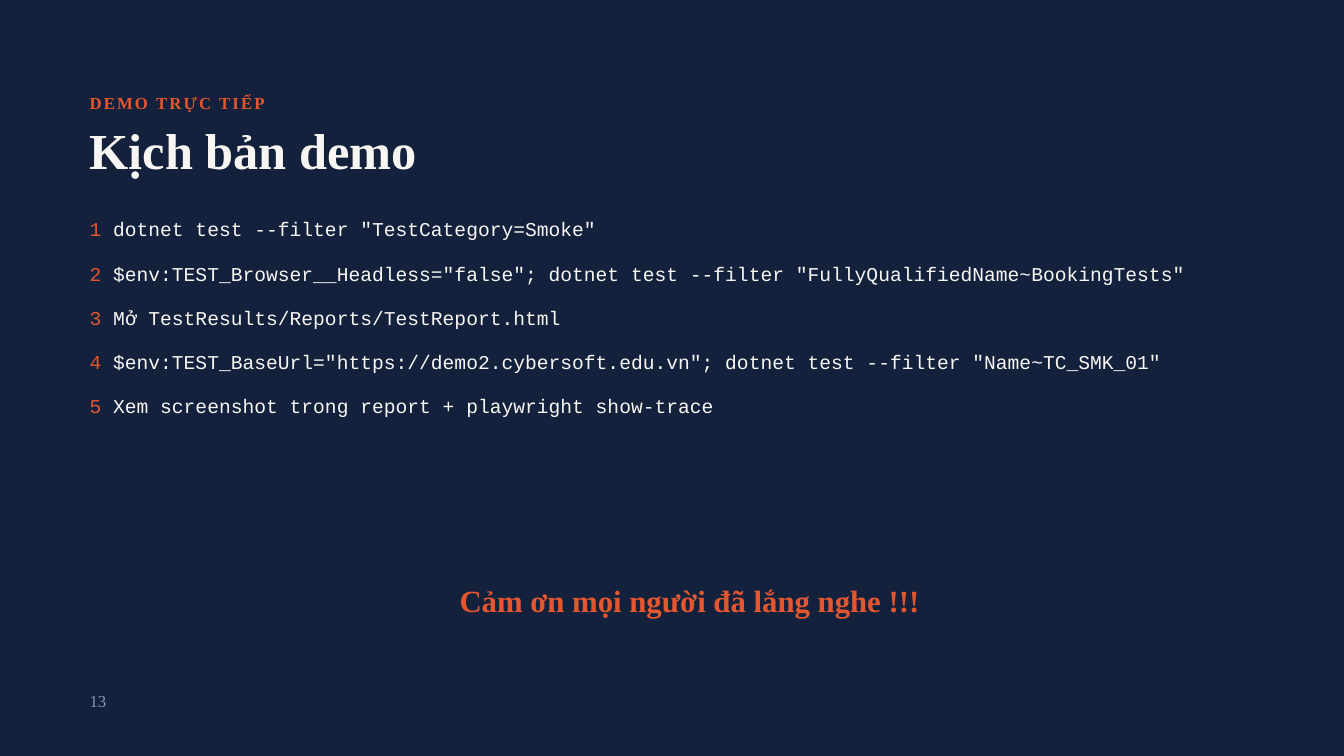
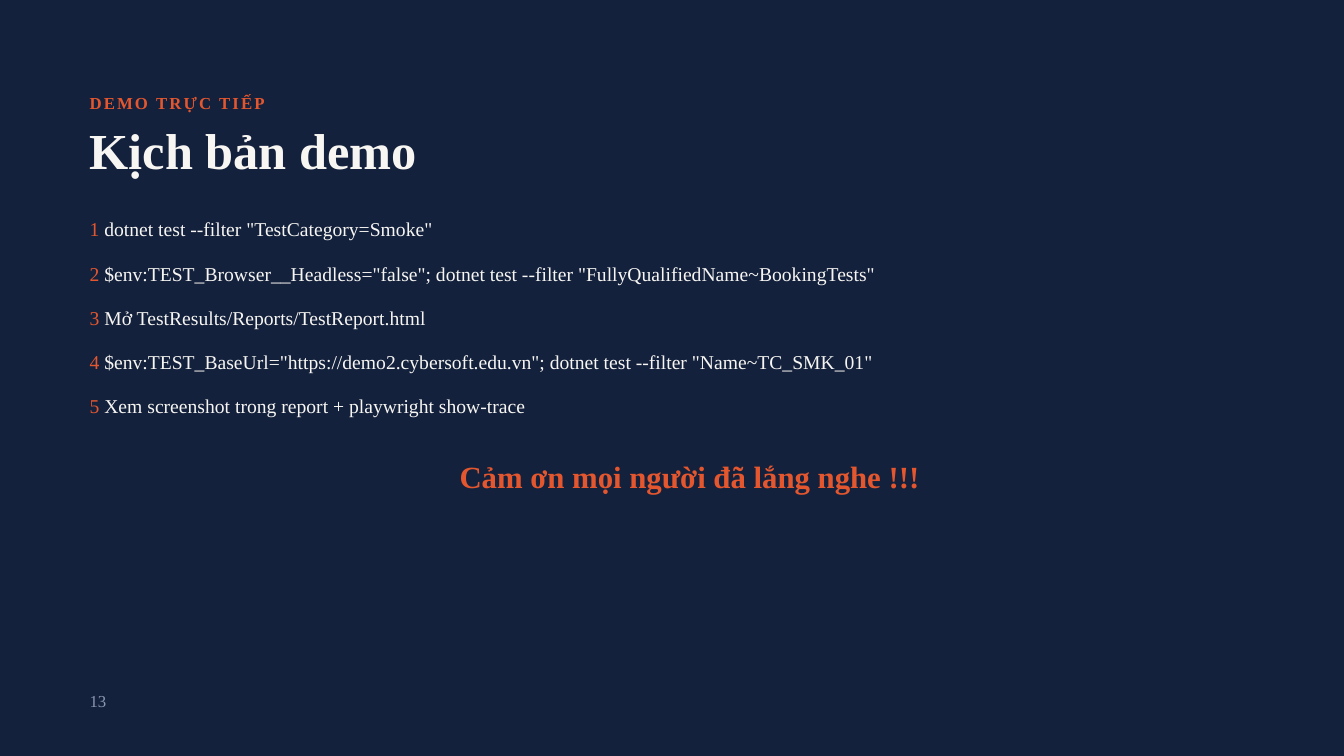
Before and after one commit to kh4nhNLK7068/CapstonePlaywrightTesting19, a slide deck: slide 13 of docs/Capstone Automation - Movie Booking.pptx. Drawn at 1344x756 pixels with LibreOffice and Linux fonts; fonts in the diff are those of the drawing. Boxes give left, top, right and bottom in pixels: in the first picture for what was removed or moved away, otherwise in the second. Text is boxed around its words. In the diff, an @@ line names an element or a change of style, - is before the commit and + after.

Commit message:
Add new test cases and KnownDefect category
- Updated `appsettings.json` to include test account credentials.
- Added `TC_BK_10` and `TC_BK_11` test cases in `BookingTests.cs`:
  - `TC_BK_10`: Tests booking multiple seats in one transaction.
  - `TC_BK_11`: Tests summary reset after booking (marked as KnownDefect).
- Introduced `KnownDefect` category in `TestCategories.cs` for tests of confirmed bugs.
- Updated `README.md`:
  - Reflected new test cases and KnownDefect category.
  - Documented `BUG-01` and `BUG-02` in the bug tracking section.
  - Added instructions for excluding KnownDefect tests during runs.
- Updated `TestCases.xlsx` and `Capstone Automation - Movie Booking.pptx` to reflect new test cases and bug details.

```diff
--- a/docs/Capstone Automation - Movie Booking.pptx
+++ b/docs/Capstone Automation - Movie Booking.pptx
@@ font Courier New to Times New Roman in 5 elements at [90, 222, 432, 241], [90, 267, 875, 286], [90, 311, 426, 330], [90, 355, 872, 374], [90, 399, 525, 418] @@
@@ text "Cảm ơn mọi người đã ...": place and size @@
-text "Cảm ơn mọi người đã ..." at [460, 589, 881, 618]
+text "Cảm ơn mọi người đã ..." at [460, 465, 881, 494]
```
Also in this commit, not shown: 9 other slides changed, 5 other files.
